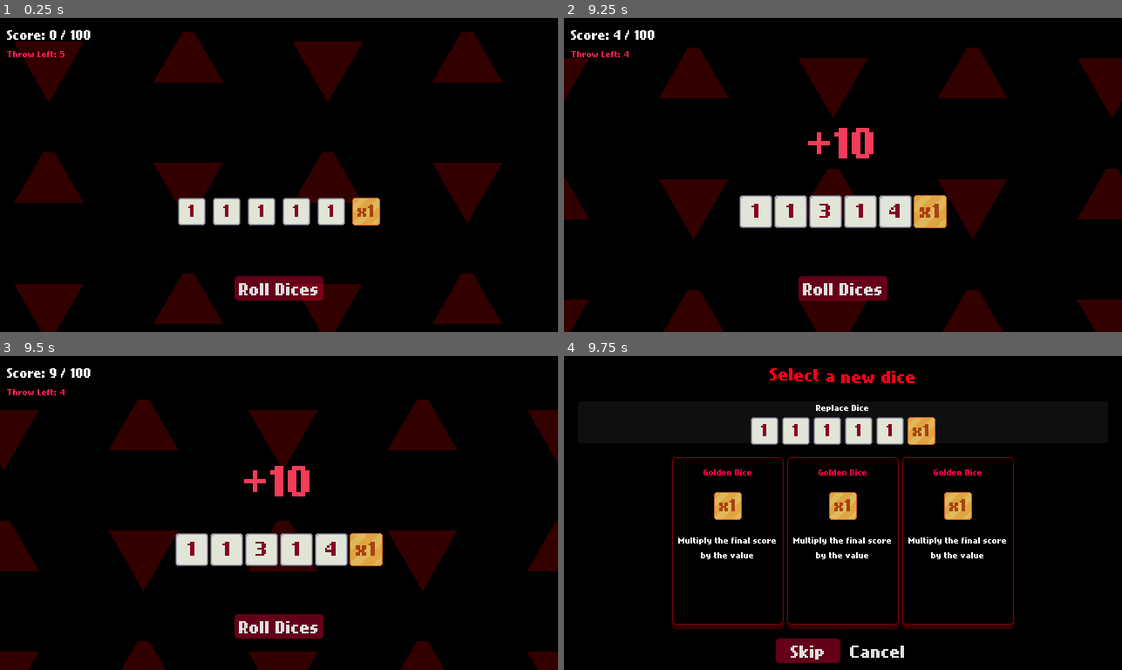
Above: before the commit, frames 1-4 (two rows, left to right).
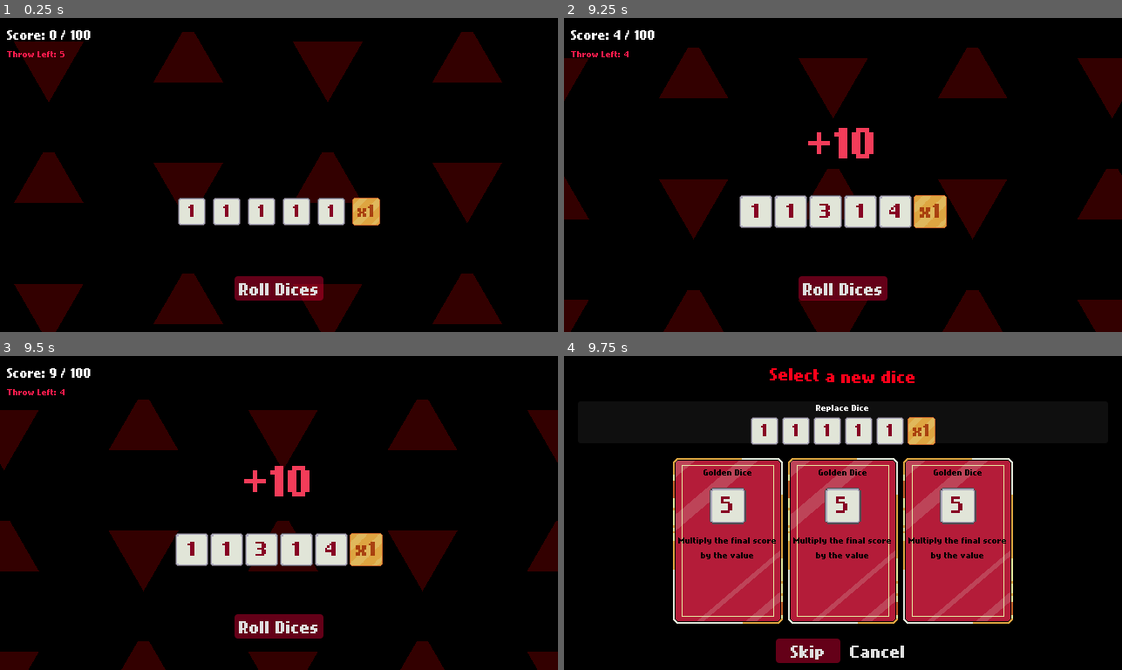
Above: after the commit, the same moments.

Repository: Neo-Ciber94/hell_dice_prototype
Game: Godot game, scene res://common/board/board.tscn
Two runs of this game, one before a commit and one after it. Both use one fixed random seed, a clock stepped at 60 frames per second and the inputs below.
Inputs (mouse positions are in pixels of both pictures, inside the frame that each line leads up to):
- Up to frame 1 (0.25 s): no input
- Up to frame 2 (9.25 s): click (753, 212) at 0.5 s; click (792, 212) at 1.25 s; click (826, 212) at 2 s; click (859, 212) at 2.75 s; click (893, 212) at 3.5 s; click (932, 212) at 4.25 s; click "Roll Dices" at 5 s; click (753, 212) at 5.75 s; click (792, 212) at 6.5 s; click (826, 212) at 7.25 s; click (859, 212) at 8 s; click (893, 212) at 8.75 s
- Up to frame 3 (9.5 s): no input
- Up to frame 4 (9.75 s): click (932, 550) at 9.5 s

Frames 1-3 are identical in both runs. In frame 4, 33% of the frame differs, in the area x 19-81%, y 32-88%.
Error after the commit: Invalid assignment of property or key 'behaviour' with value of type 'Resource (GoldenDice)' on a base object of type 'null instance'. (res://common/screens/di…

Commit message:
Update dice selection card

Diff:
--- a/common/screens/dice_selection_screen/dice_selection_card.tscn
+++ b/common/screens/dice_selection_screen/dice_selection_card.tscn
@@ -1,28 +1,21 @@
-[gd_scene load_steps=4 format=3 uid="uid://c1jx6x1hs7f51"]
+[gd_scene load_steps=5 format=3 uid="uid://c1jx6x1hs7f51"]
 
 [ext_resource type="PackedScene" uid="uid://ynjdjcukvk4c" path="res://common/dice/dice.tscn" id="1_01x0e"]
 [ext_resource type="Script" uid="uid://dty0q4oaf3sk3" path="res://common/screens/dice_selection_screen/dice_selection_card.gd" id="1_lctdf"]
+[ext_resource type="Texture2D" uid="uid://ddmw5rh0xflch" path="res://common/board/art/card.png" id="1_u67fa"]
 
-[sub_resource type="StyleBoxFlat" id="StyleBoxFlat_01x0e"]
-bg_color = Color(0, 0, 0, 1)
-border_width_left = 1
-border_width_top = 1
-border_width_right = 1
-border_width_bottom = 1
-border_color = Color(0.5067887, 0, 0, 1)
-corner_radius_top_left = 4
-corner_radius_top_right = 4
-corner_radius_bottom_right = 4
-corner_radius_bottom_left = 4
-shadow_color = Color(1, 0, 0, 0.2)
-shadow_size = 1
-shadow_offset = Vector2(0, 5)
+[sub_resource type="StyleBoxTexture" id="StyleBoxTexture_jiskc"]
+texture = ExtResource("1_u67fa")
+texture_margin_left = 4.0
+texture_margin_top = 4.0
+texture_margin_right = 4.0
+texture_margin_bottom = 4.0
 
 [node name="DiceSelectionCard" type="Button"]
 custom_minimum_size = Vector2(128, 192)
 offset_right = 128.0
 offset_bottom = 192.0
-theme_override_styles/normal = SubResource("StyleBoxFlat_01x0e")
+theme_override_styles/normal = SubResource("StyleBoxTexture_jiskc")
 script = ExtResource("1_lctdf")
 
 [node name="MarginContainer" type="MarginContainer" parent="."]
@@ -31,9 +24,9 @@
 offset_top = 2.0
 offset_right = 126.0
 offset_bottom = 190.0
-theme_override_constants/margin_left = 2
+theme_override_constants/margin_left = 4
 theme_override_constants/margin_top = 8
-theme_override_constants/margin_right = 2
+theme_override_constants/margin_right = 4
 theme_override_constants/margin_bottom = 2
 
 [node name="VBoxContainer" type="VBoxContainer" parent="MarginContainer"]
@@ -42,20 +35,38 @@
 
 [node name="DiceNameLabel" type="RichTextLabel" parent="MarginContainer/VBoxContainer"]
 layout_mode = 2
-theme_override_colors/default_color = Color(1, 0, 0.26352262, 1)
+theme_override_colors/default_color = Color(0.0044277906, 0.0037281057, 0.0039119446, 1)
+theme_override_font_sizes/normal_font_size = 16
 bbcode_enabled = true
 text = "Dice Name"
 fit_content = true
 horizontal_alignment = 1
 vertical_alignment = 1
 
-[node name="Dice" parent="MarginContainer/VBoxContainer" instance=ExtResource("1_01x0e")]
+[node name="Control" type="Control" parent="MarginContainer/VBoxContainer"]
+custom_minimum_size = Vector2(32, 32)
 layout_mode = 2
+
+[node name="Dice" parent="MarginContainer/VBoxContainer/Control" instance=ExtResource("1_01x0e")]
+layout_mode = 1
+anchors_preset = 8
+anchor_left = 0.5
+anchor_top = 0.5
+anchor_right = 0.5
+anchor_bottom = 0.5
+offset_left = -16.0
+offset_top = -16.0
+offset_right = 16.0
+offset_bottom = 16.0
+grow_horizontal = 2
+grow_vertical = 2
+scale = Vector2(1.3, 1.3)
 size_flags_horizontal = 4
 
 [node name="DiceDescriptionLabel" type="Label" parent="MarginContainer/VBoxContainer"]
 custom_minimum_size = Vector2(0, 16)
 layout_mode = 2
+theme_override_colors/font_color = Color(0, 0, 0, 1)
 text = "This is the label description for this dice"
 horizontal_alignment = 1
 autowrap_mode = 2
Binary file added: common/board/art/card.aseprite
Binary file added: common/board/art/card.png
Not shown, added: common/board/art/card.png.import
